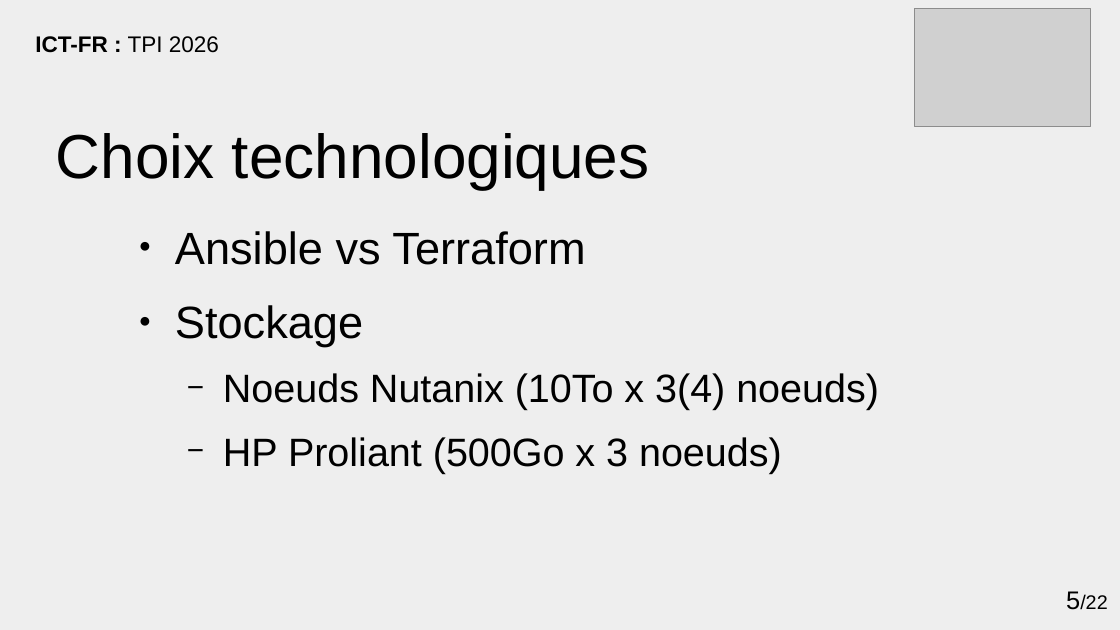
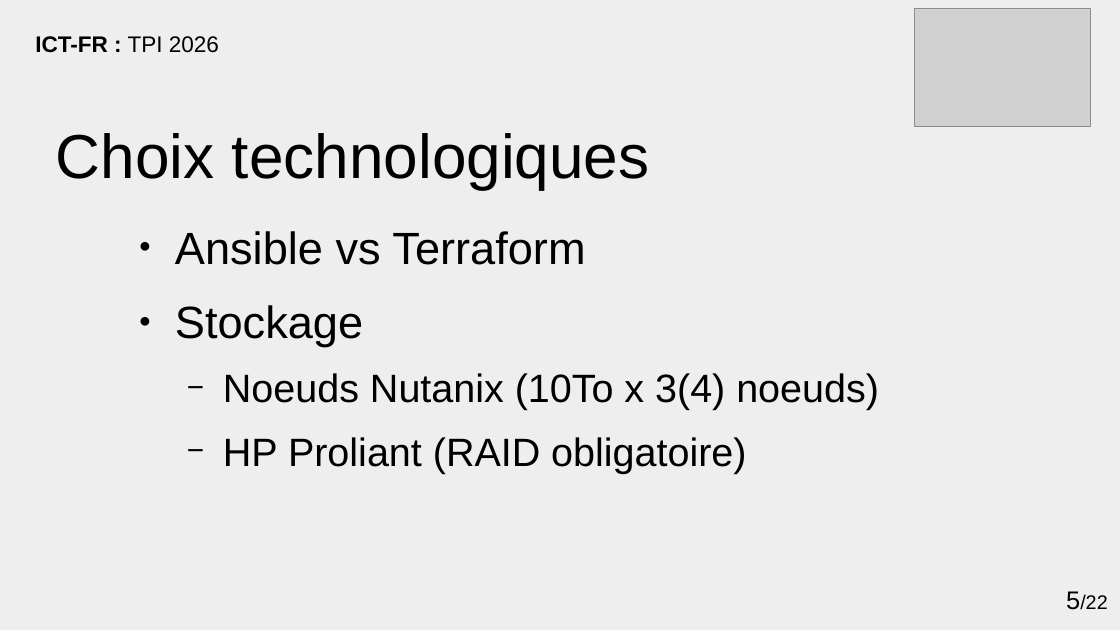
Before and after one commit to Lucielle-Voeffray/TPI-2026, a slide deck: slide 5 of defense/presentation.odp. Drawn at 1120x630 pixels with LibreOffice and Linux fonts; fonts in the diff are those of the drawing; grey boxes stand for pictures; background and template pictures are left out. Boxes give left, top, right and bottom in pixels: in the first picture for what was removed or moved away, otherwise in the second. Text is boxed around its words. In the diff, an @@ line names an element or a change of style, - is before the commit and + after.

```diff
--- a/defense/presentation.odp
+++ b/defense/presentation.odp
@@ text at box(223, 437, 746, 473): text changed @@
-  − HP Proliant (500Go x 3 noeuds)
+  − HP Proliant (RAID obligatoire)
```
Also in this commit, not shown: 2 other slides changed.
